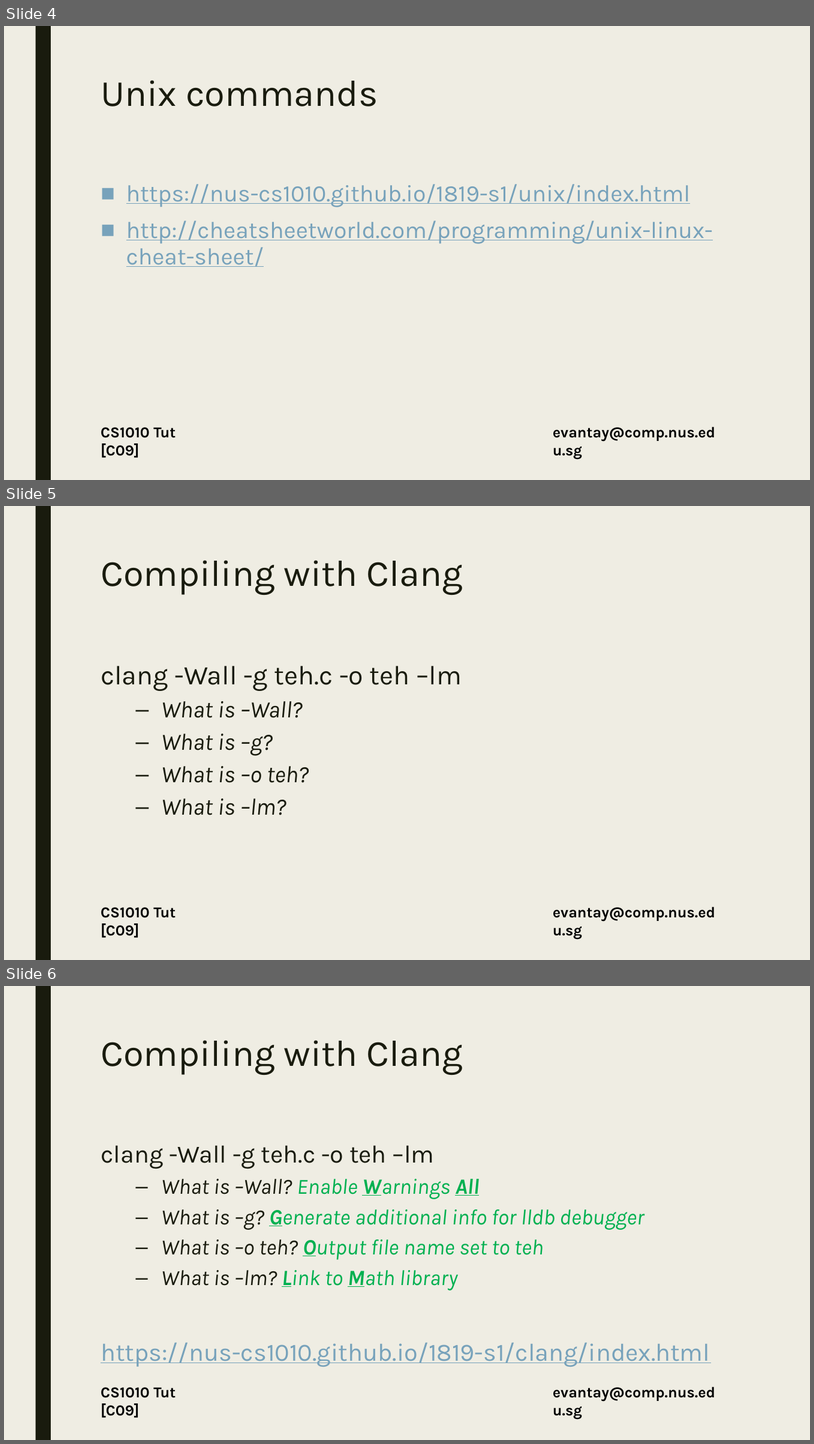
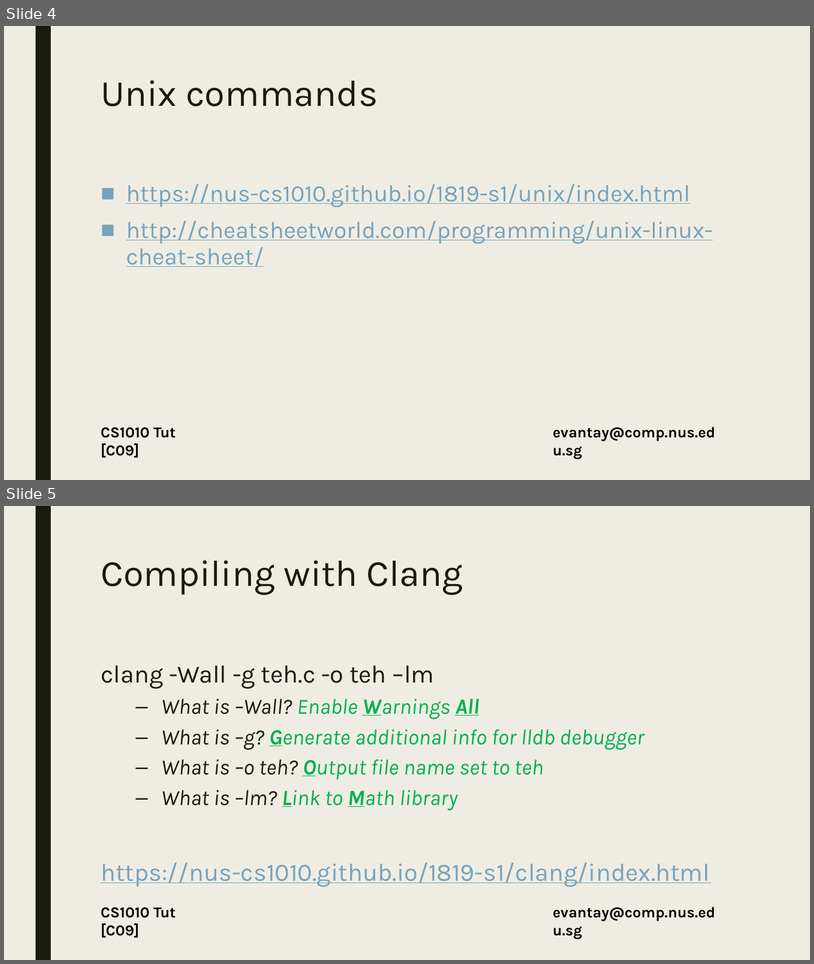
Before and after one commit to DigiPie/CS1010-Tutorial-C09, a slide deck: Tutorial 2/CS1010_TutC09_2.pptx. Shown one above the other, each under a label of ours: slides 4, 5 and 6 before the commit, slides 4 and 5 after it. The pictures are 814x1444 and 814x964 pixels, drawn with LibreOffice and Linux fonts; fonts in the diff are those of the drawing. Boxes give left, top, right and bottom in pixels: in the first picture for what was removed or moved away, otherwise in the second. Text is boxed around its words. In the diff, an @@ line names an element or a change of style, - is before the commit and + after.

```diff
--- a/Tutorial 2/CS1010_TutC09_2.pptx
+++ b/Tutorial 2/CS1010_TutC09_2.pptx
@@ slide 5 removed at (4,506,810,960), background #EFEDE3; not listed: 3 template elements that a slide beside it also shows @@
@@ title removed at (101,560,463,595) @@
-Compiling with Clang
@@ text removed at (101,666,462,815) @@
-clang -Wall -g teh.c -o teh –lm
-  – What is –Wall?
-  – What is –g?
-  – What is –o teh?
-  – What is –lm?
@@ what was slide 6 is now slide 5 @@
```
Also in this commit, not shown: 9 slides changed, 2 slides added, 1 other slide removed, 3 other files.
